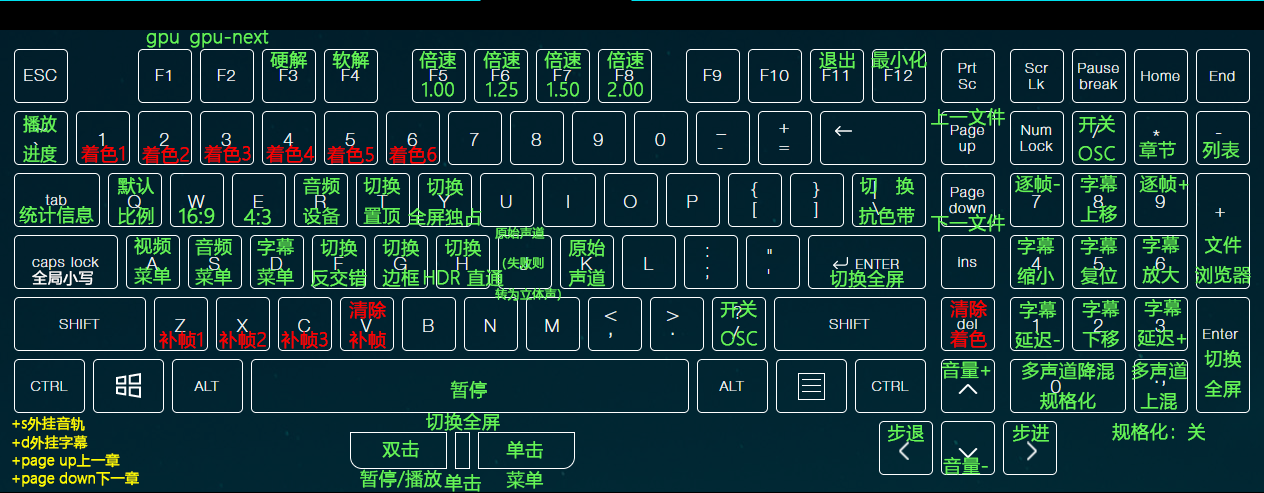
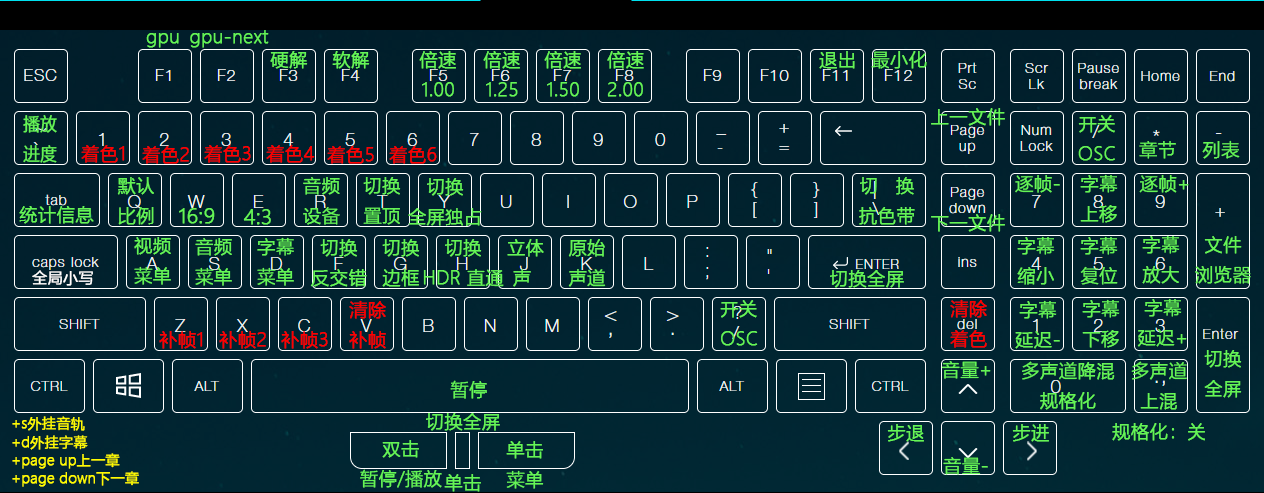
Before/after of a w=1264, h=493 layered artwork. What changed in the layer stack:
renamed "原始声道（失败则转为立体声）" to "立体声", painted on it over 495, 226, 561, 301
